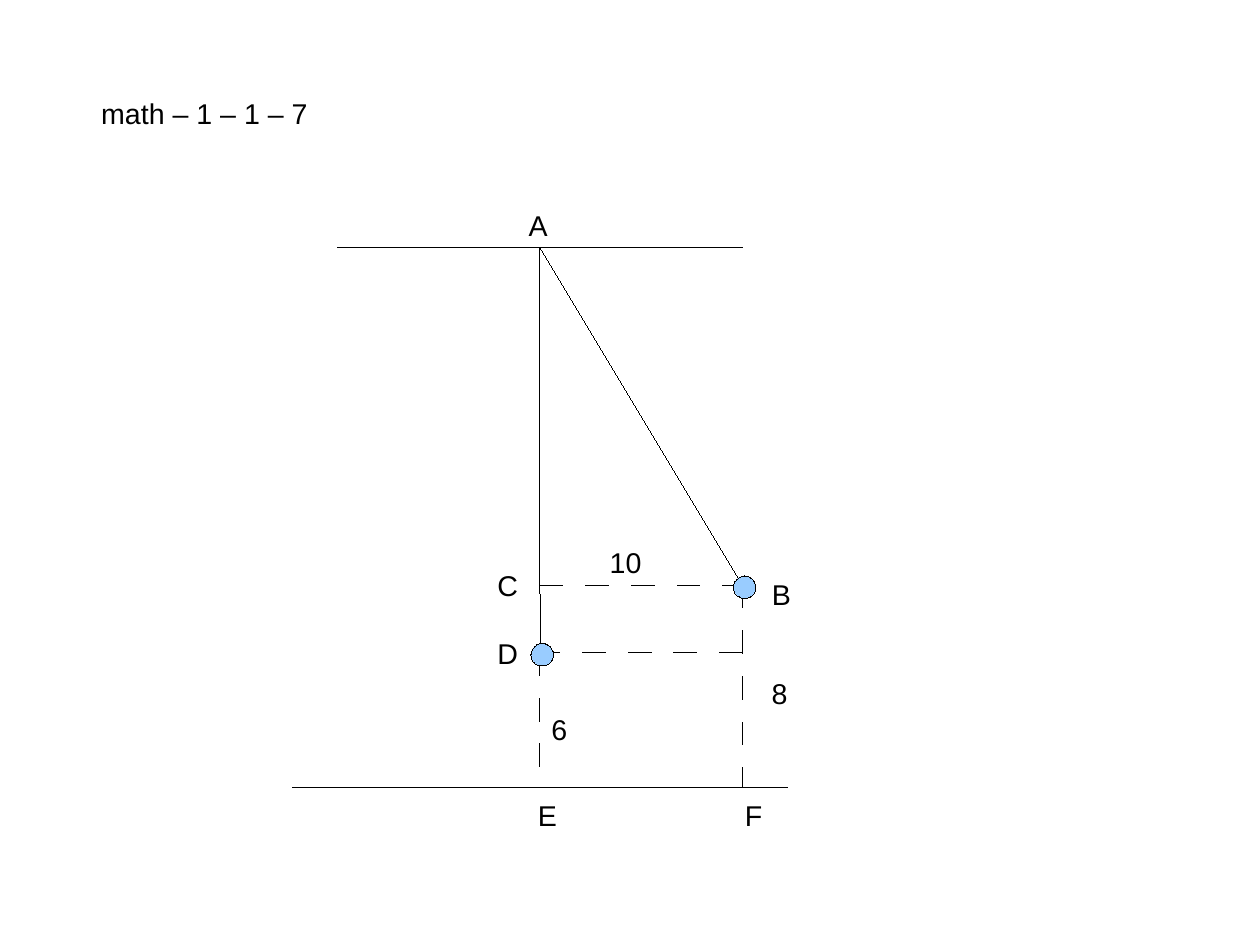
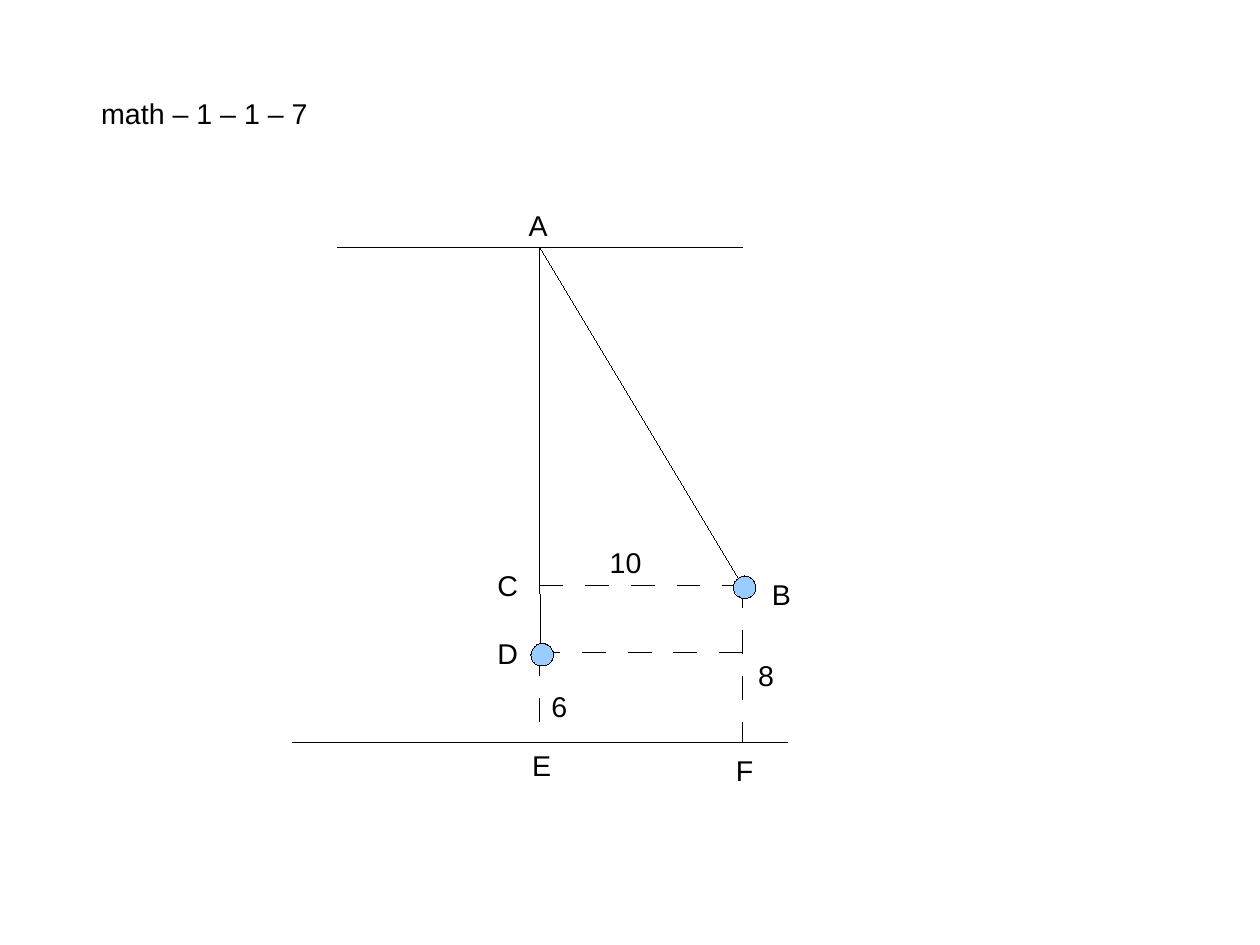
Before and after one commit to ericzhang/english-math, a slide deck: slide 1 of 2025-11-01/exam-solution.odp. Drawn at 1260x945 pixels with LibreOffice and Linux fonts; fonts in the diff are those of the drawing. Boxes give left, top, right and bottom in pixels: in the first picture for what was removed or moved away, otherwise in the second. Text is boxed around its words. In the diff, an @@ line names an element or a change of style, - is before the commit and + after.

```diff
--- a/2025-11-01/exam-solution.odp
+++ b/2025-11-01/exam-solution.odp
@@ line moved from (743, 585) - (743, 788) to (743, 585) - (743, 743) @@
@@ line moved from (540, 653) - (540, 788) to (540, 653) - (540, 743) @@
@@ text "8": place and size @@
-text "8" at <box>772,684,788,705</box>
+text "8" at <box>758,666,774,687</box>
@@ text "6": place and size @@
-text "6" at <box>551,720,567,741</box>
+text "6" at <box>551,697,567,718</box>
@@ line moved from (293, 788) - (788, 788) to (293, 743) - (788, 743) @@
@@ text "E": place and size @@
-text "E" at <box>538,806,557,826</box>
+text "E" at <box>532,756,551,776</box>
@@ text "F": place and size @@
-text "F" at <box>745,806,762,826</box>
+text "F" at <box>736,761,753,781</box>
```
Also in this commit, not shown: 13 other files.
